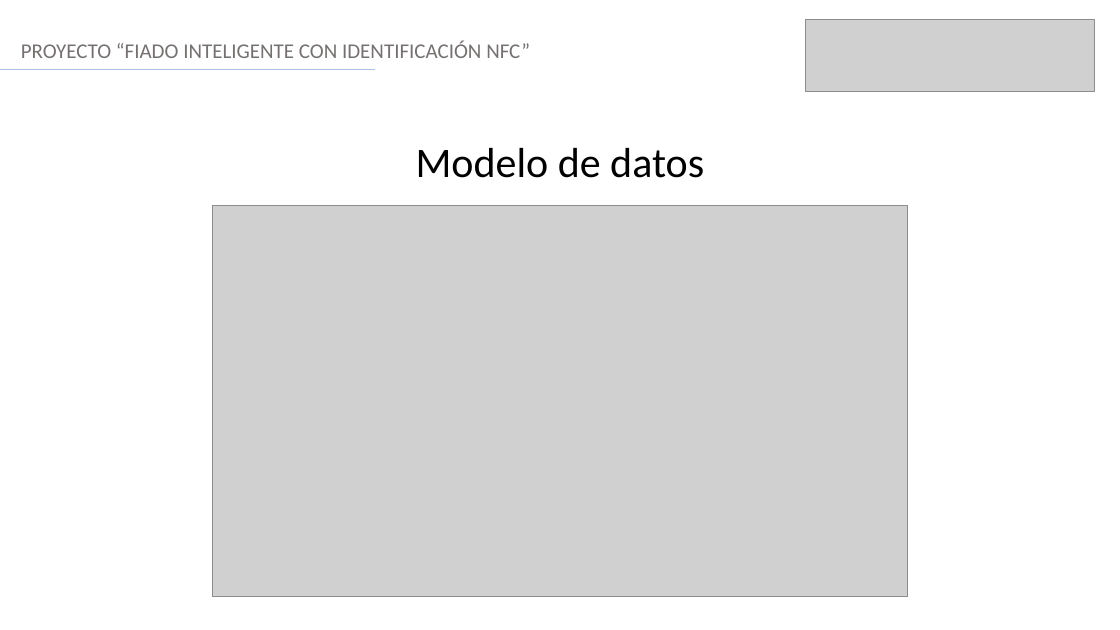
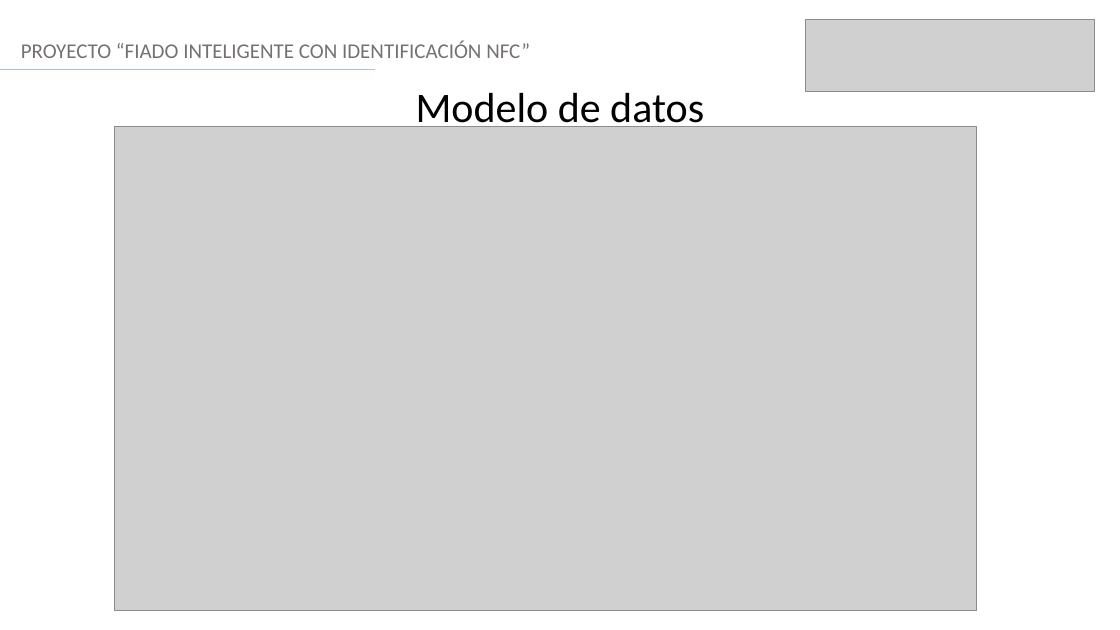
Before and after one commit to kallyfuu/Proyecto_Capstone, a slide deck: slide 10 of Gestion/Presentacion Final - Fiado NFC.pptx. Drawn at 1120x630 pixels with LibreOffice and Linux fonts; fonts in the diff are those of the drawing; grey boxes stand for pictures. Boxes give left, top, right and bottom in pixels: in the first picture for what was removed or moved away, otherwise in the second. Text is boxed around its words. In the diff, an @@ line names an element or a change of style, - is before the commit and + after.

```diff
--- a/Gestion/Presentacion Final - Fiado NFC.pptx
+++ b/Gestion/Presentacion Final - Fiado NFC.pptx
@@ text "Modelo de datos" rewrapped from (x1=416, y1=148, x2=704, y2=178) to (x1=416, y1=93, x2=704, y2=133) @@
@@ picture resized from (x1=213, y1=206, x2=907, y2=597) to (x1=115, y1=126, x2=977, y2=611) @@
```
Also in this commit, not shown: 8 other slides changed.
